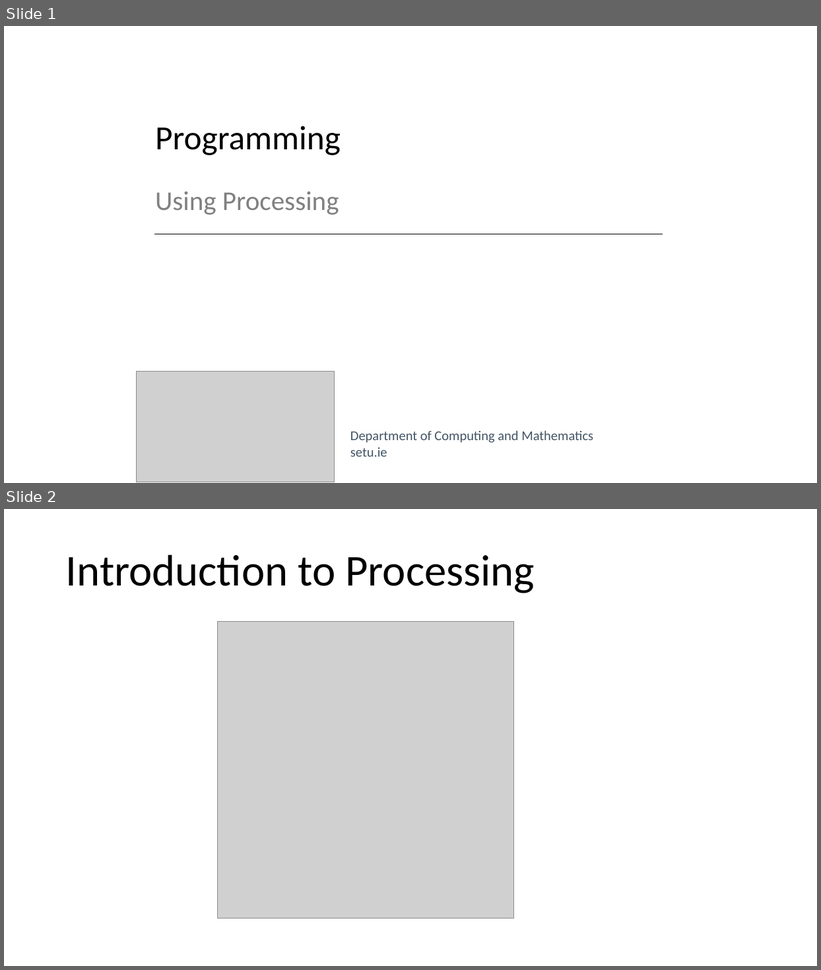
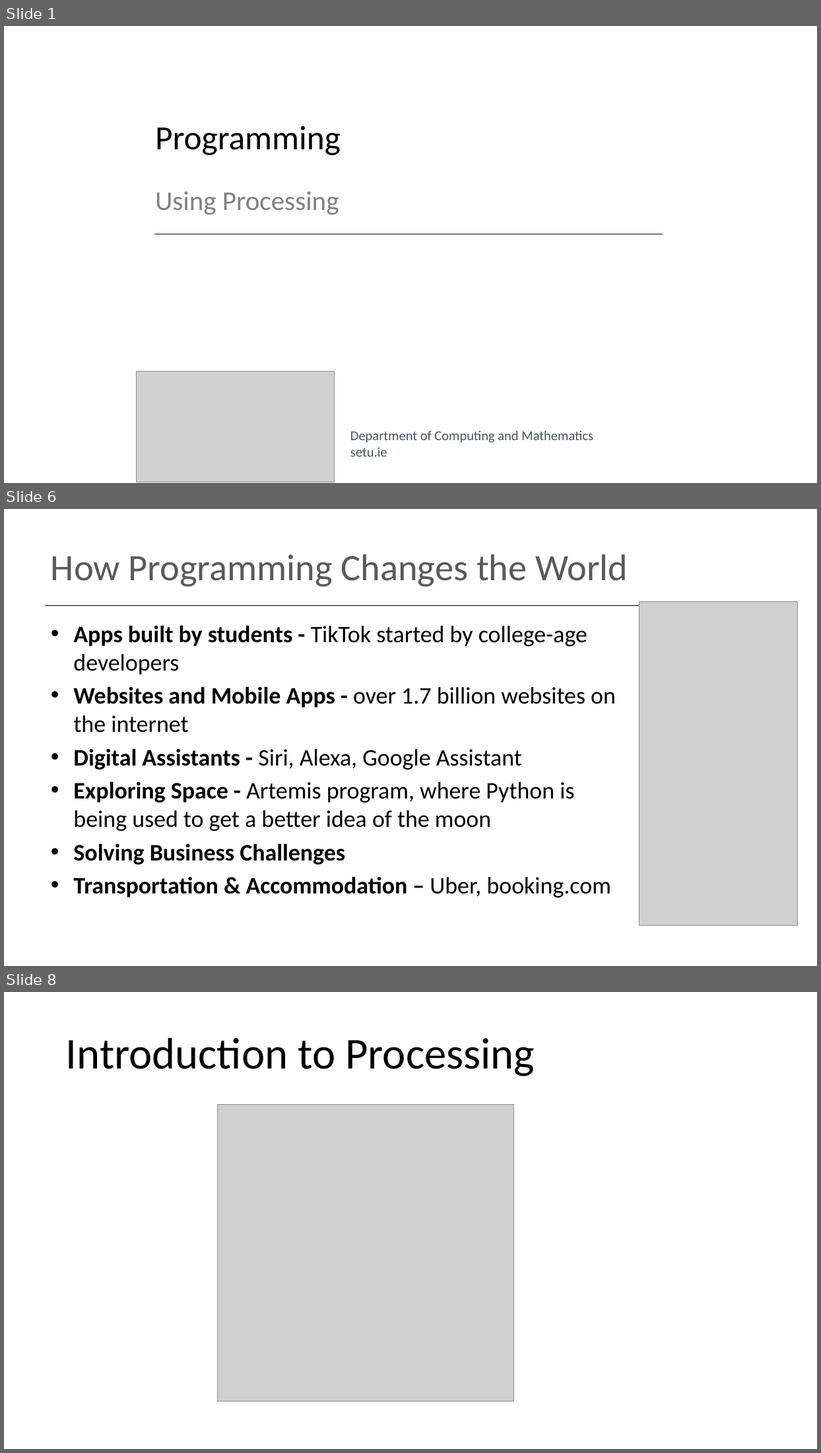
Before and after one commit to SPowerRoche/TryComputingSETU, a slide deck: topic00-processing/talk-1/a-intro-to-programming.pptx. Shown one above the other, each under a label of ours: slides 1 and 2 before the commit, slides 1, 6 and 8 after it; the slides between them are not shown. The pictures are 821x970 and 821x1453 pixels, drawn with LibreOffice and Linux fonts; fonts in the diff are those of the drawing; grey boxes stand for pictures. Boxes give left, top, right and bottom in pixels: in the first picture for what was removed or moved away, otherwise in the second. Text is boxed around its words. In the diff, an @@ line names an element or a change of style, - is before the commit and + after.

```diff
--- a/topic00-processing/talk-1/a-intro-to-programming.pptx
+++ b/topic00-processing/talk-1/a-intro-to-programming.pptx
@@ slide 6 added at box(4, 509, 817, 966), background #FFFFFF @@
@@ title added at box(51, 555, 628, 587), 44 pt, text #595959 @@
+How Programming Changes the World
@@ line added from (45, 605) to (783, 605), #000000 1 pt @@
@@ picture added at box(640, 601, 797, 926) @@
@@ text added at box(73, 625, 616, 898), 28 pt, text #000000 @@
+• Apps built by students - TikTok started by college-age developers
+• Websites and Mobile Apps - over 1.7 billion websites on the internet
+• Digital Assistants - Siri, Alexa, Google Assistant
+• Exploring Space - Artemis program, where Python is being used to get a better idea of the moon
+• Solving Business Challenges
+• Transportation & Accommodation – Uber, booking.com
@@ what was slide 2 is now slide 8 @@
```
Also in this commit, not shown: 1 slide changed, 5 other slides added, 4 slides removed, 6 other files.
